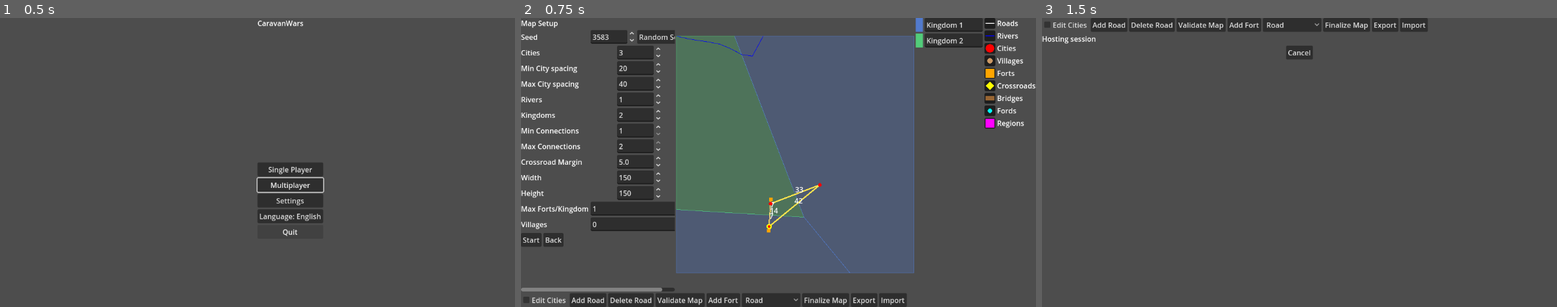
Above: before the commit, frames 1-3 (left to right).
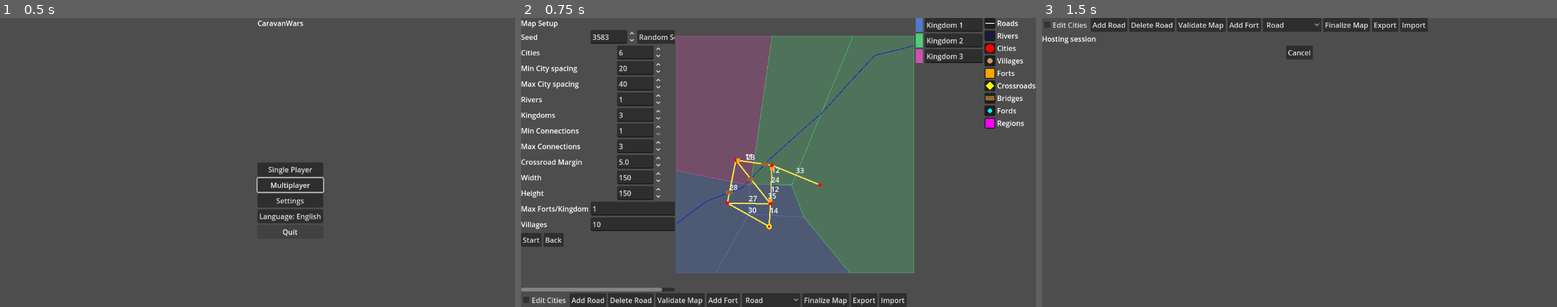
Above: after the commit, the same moments.

Repository: sepa79/CaravanWars
Game: Godot game, scene res://scenes/Main.tscn
Same seed, same stepped clock (60 frames per second), same inputs: the game is played once before the commit and once after it.
Inputs:
- Up to frame 1 (0.5 s): no input
- Up to frame 2 (0.75 s): click "Single Player" at 0.5 s
- Up to frame 3 (1.5 s): click "Start" at 1.25 s

Frame 1 is identical in both runs. In frame 2, 32% of the frame differs, in the area x 13-90%, y 6-89%; in frame 3, nothing differs.

Commit message:
feat: update default map parameters

Diff:
--- a/game/mapgen/MapGenerator.gd
+++ b/game/mapgen/MapGenerator.gd
@@ -19,7 +19,7 @@
 
     func _init(
         p_rng_seed: int = 0,
-        p_city_count: int = 3,
+        p_city_count: int = 6,
         p_max_river_count: int = 1,
         p_min_connections: int = 1,
         p_max_connections: int = 3,
@@ -28,9 +28,9 @@
         p_crossroad_detour_margin: float = 5.0,
         p_width: float = 150.0,
         p_height: float = 150.0,
-        p_kingdom_count: int = 2,
+        p_kingdom_count: int = 3,
         p_max_forts_per_kingdom: int = 1,
-        p_village_count: int = 0
+        p_village_count: int = 10
     ) -> void:
         rng_seed = p_rng_seed if p_rng_seed != 0 else Time.get_ticks_msec()
         city_count = p_city_count
--- a/game/mapgen/RegionGenerator.gd
+++ b/game/mapgen/RegionGenerator.gd
@@ -9,7 +9,7 @@
 # Returns a dictionary mapping region id -> Region instance.
 func generate_regions(
     cities: Array[Vector2],
-    kingdom_count: int = 2,
+    kingdom_count: int = 3,
     width: float = 150.0,
     height: float = 150.0
 ) -> Dictionary:
--- a/game/ui/MapSetupScreen.gd
+++ b/game/ui/MapSetupScreen.gd
@@ -91,12 +91,15 @@
     width_spin.set_block_signals(true)
     height_spin.set_block_signals(true)
     kingdoms_spin.set_block_signals(true)
+    cities_spin.set_block_signals(true)
     width_spin.value = 150.0
     height_spin.value = 150.0
-    kingdoms_spin.value = 2
+    kingdoms_spin.value = 3
+    cities_spin.value = 6
     width_spin.set_block_signals(false)
     height_spin.set_block_signals(false)
     kingdoms_spin.set_block_signals(false)
+    cities_spin.set_block_signals(false)
     max_forts_label = Label.new()
     params.add_child(max_forts_label)
     max_forts_spin = SpinBox.new()
@@ -110,7 +113,7 @@
     villages_spin = SpinBox.new()
     villages_spin.min_value = 0
     villages_spin.max_value = 100
-    villages_spin.value = 0
+    villages_spin.value = 10
     params.add_child(villages_spin)
     villages_spin.value_changed.connect(_on_params_changed)
     layers.get_node("ShowRoads").queue_free()
Not shown, changed: CHANGELOG.md
